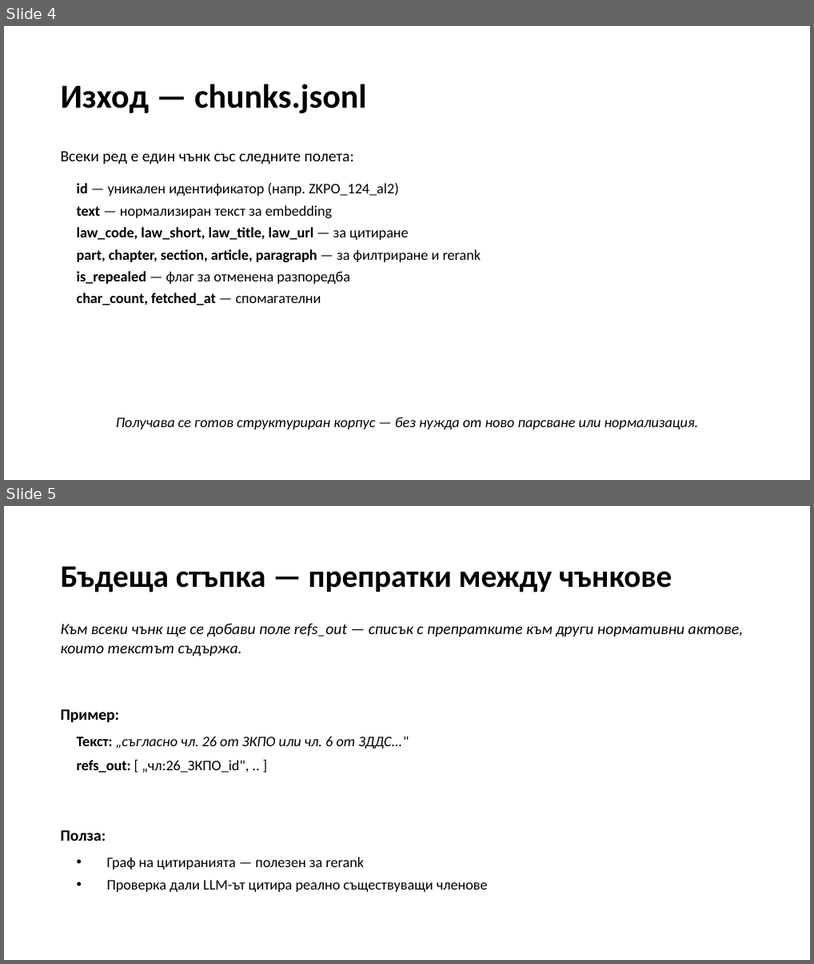
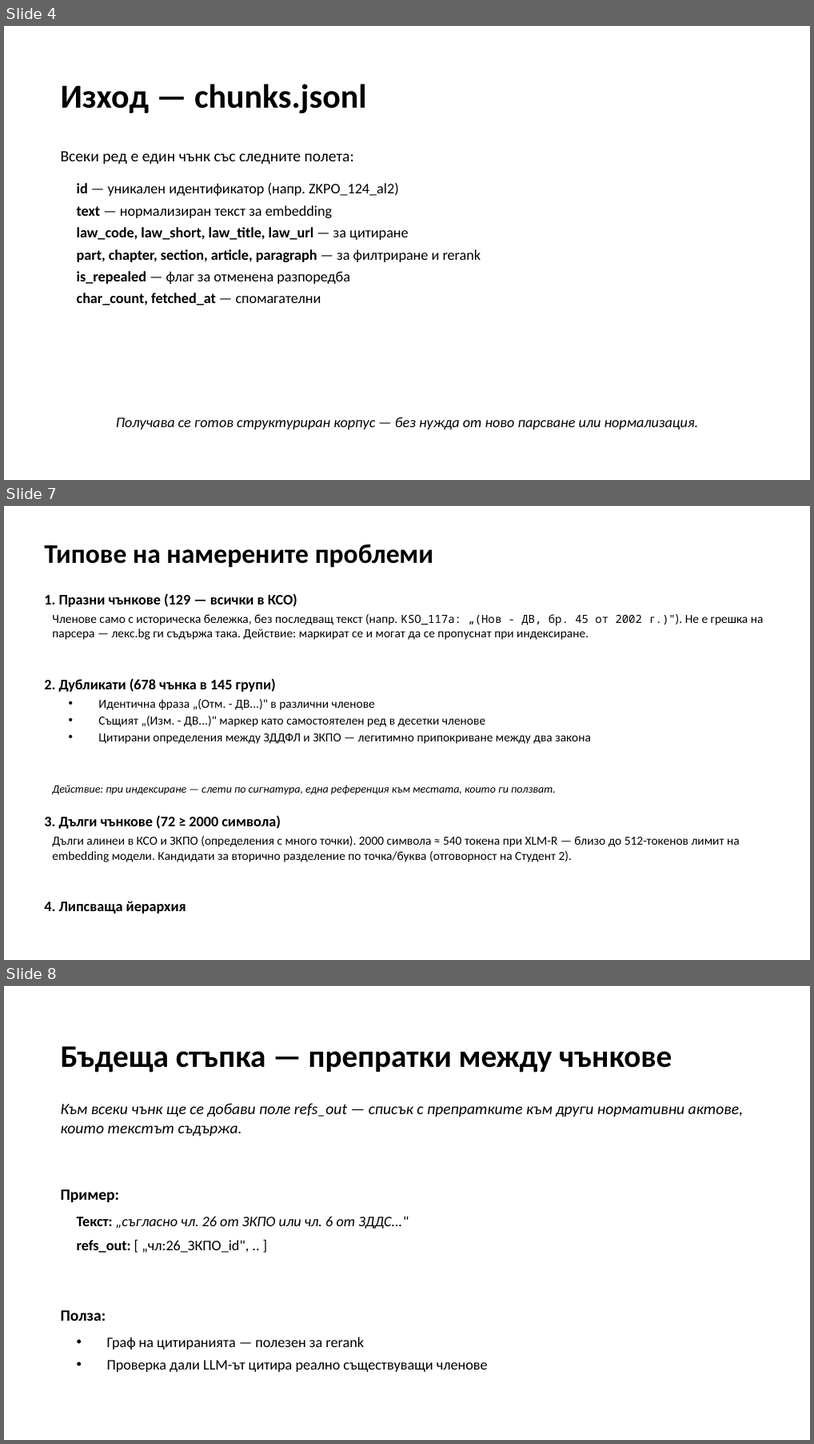
Before and after one commit to LLM-Project-2026/tax_and_accounting_law_RAG, a slide deck: stage_1_presentation_v2.pptx. Shown one above the other, each under a label of ours: slides 4 and 5 before the commit, slides 4, 7 and 8 after it; the slides between them are not shown. The pictures are 814x964 and 814x1444 pixels, drawn with LibreOffice and Linux fonts; fonts in the diff are those of the drawing. Boxes give left, top, right and bottom in pixels: in the first picture for what was removed or moved away, otherwise in the second. Text is boxed around its words. In the diff, an @@ line names an element or a change of style, - is before the commit and + after.

Commit message:
add slides to presentation v2

```diff
--- a/stage_1_presentation_v2.pptx
+++ b/stage_1_presentation_v2.pptx
@@ slide 7 added at [4,506,810,960], background #FFFFFF @@
@@ text added at [44,544,434,568], 24 pt, text #000000, bold @@
+Типове на намерените проблеми
@@ text added at [44,593,298,607], 13 pt, text #000000, bold @@
+1. Празни чънкове (129 — всички в КСО)
@@ text added at [52,614,764,640], 11 pt, text #000000 @@
+Членове само с историческа бележка, без последващ текст (напр. KSO_117а: „(Нов - ДВ, бр. 45 от 2002 г.)"). Не е грешка на парсера — лекс.bg ги съдържа така. Действие: маркират се и могат да се пропуснат при индексиране.
@@ text added at [44,678,276,692], 13 pt, text #000000, bold @@
+2. Дубликати (678 чънка в 145 групи)
@@ text added at [98,699,591,744], 11 pt, text #000000 @@
+• Идентична фраза „(Отм. - ДВ...)" в различни членове
+• Същият „(Изм. - ДВ...)" маркер като самостоятелен ред в десетки членове
+• Цитирани определения между ЗДДФЛ и ЗКПО — легитимно припокриване между два закона
@@ text added at [52,784,556,795], 10 pt, text #000000, italic @@
+Действие: при индексиране — слети по сигнатура, една референция към местата, които ги ползват.
@@ text added at [44,815,281,828], 13 pt, text #000000, bold @@
+3. Дълги чънкове (72 ≥ 2000 символа)
@@ text added at [52,836,740,862], 11 pt, text #000000 @@
+Дълги алинеи в КСО и ЗКПО (определения с много точки). 2000 символа ≈ 540 токена при XLM-R — близо до 512-токенов лимит на embedding модели. Кандидати за вторично разделение по точка/буква (отговорност на Студент 2).
@@ text added at [44,900,186,913], 13 pt, text #000000, bold @@
+4. Липсваща йерархия
@@ what was slide 5 is now slide 8 @@
```
Also in this commit, not shown: 2 other slides added.
